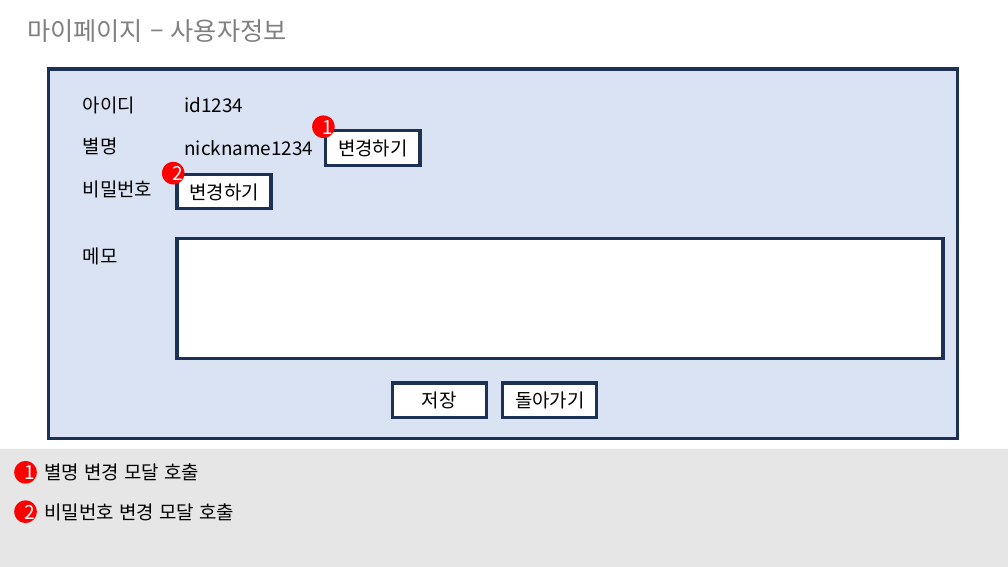
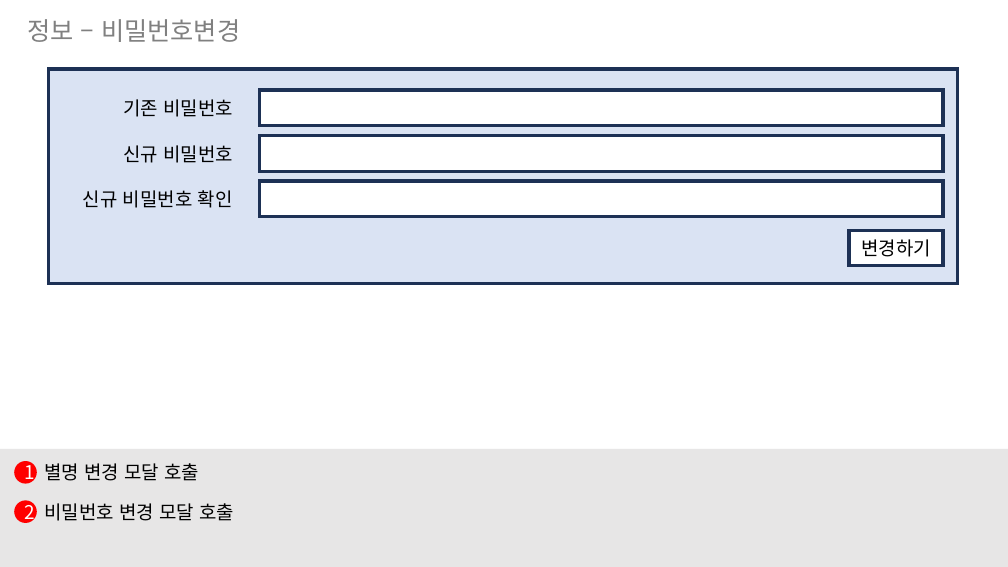
Before and after one commit to yhoo0094/miniPX, a slide deck: slide 7 of 산출물/화면정의서/MiniPX_화면정의서_V0.4.pptx. Drawn at 1008x567 pixels with LibreOffice and Linux fonts; fonts in the diff are those of the drawing. Boxes give left, top, right and bottom in pixels: in the first picture for what was removed or moved away, otherwise in the second. Text is boxed around its words. In the diff, an @@ line names an element or a change of style, - is before the commit and + after.

```diff
--- a/산출물/화면정의서/MiniPX_화면정의서_V0.4.pptx
+++ b/산출물/화면정의서/MiniPX_화면정의서_V0.4.pptx
@@ text at box(27, 19, 240, 42): text changed @@
-마이페이지 – 사용자정보
+정보 – 비밀번호변경
@@ rectangle: place and size @@
-rectangle at box(48, 69, 958, 439)
+rectangle at box(48, 69, 958, 284)
@@ text at box(123, 99, 233, 117): text changed @@
-아이디
+기존 비밀번호
@@ text removed at box(184, 97, 243, 113) @@
-id1234
@@ rectangle: place and size @@
-rectangle at box(177, 239, 943, 359)
+rectangle at box(259, 90, 943, 126)
@@ ellipse removed at box(312, 116, 335, 138) @@
-1
@@ text removed at box(83, 137, 118, 155) @@
-별명
@@ text at box(123, 145, 233, 163): text changed @@
-비밀번호
+신규 비밀번호
@@ text removed at box(184, 140, 313, 156) @@
-nickname1234
@@ rectangle added at box(259, 136, 943, 172), fill #FFFFFF, outline #1E3256 3 pt @@
@@ ellipse removed at box(162, 162, 185, 185) @@
-2
@@ rectangle removed at box(177, 175, 271, 209) @@
-변경하기
@@ text added at box(83, 190, 233, 208), 18 pt, text #000000 @@
+신규 비밀번호 확인
@@ rectangle added at box(259, 181, 943, 217), fill #FFFFFF, outline #1E3256 3 pt @@
@@ rectangle "변경하기": place and size @@
-rectangle "변경하기" at box(326, 131, 420, 165)
+rectangle "변경하기" at box(849, 231, 943, 265)
@@ text removed at box(83, 247, 118, 265) @@
-메모
@@ rectangle removed at box(392, 383, 486, 417) @@
-저장
@@ rectangle removed at box(503, 383, 597, 417) @@
-돌아가기
```
Also in this commit, not shown: 2 other slides changed, 5 slides added, 13 other files.
